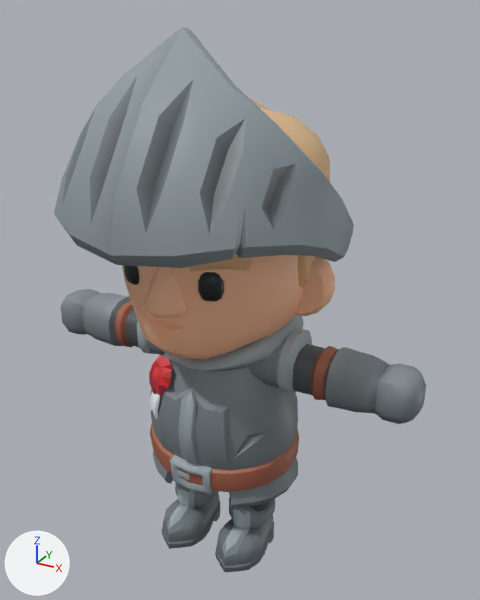
The FBX model ArtSource/Geo/RoyalGuard.fbx as it was, and as the next commit left it.
Camera for both pictures: a 50 mm lens placed at (1.45, -2.47, 2.61), pointed at (0.11, -0.03, 1.38). Lighting does not change. The marker at lower left points along +X, +Y and +Z. The older version comes first. Where no turn or scale is listed for an object, it has been applied to the vertices.

Before the edit, the objects in view are built like this:
```python
me_knight_armleft = bpy.data.meshes.new('Knight_ArmLeft')
me_knight_armleft.from_pydata(...)  # 313 vertices, 320 faces; spans x 0.052..0.971, y -0.142..0.169, z 0.975..1.272
me_knight_armleft.materials.append(mat_knight)  # picture img_knight_texture_png
me_knight_armright = bpy.data.meshes.new('Knight_ArmRight')
me_knight_armright.from_pydata(...)  # 313 vertices, 320 faces; spans x -0.971..-0.052, y -0.142..0.169, z 0.975..1.272
me_knight_armright.materials.append(mat_knight)  # picture img_knight_texture_png
me_knight_helmetvisor = bpy.data.meshes.new('Knight_HelmetVisor')
me_knight_helmetvisor.from_pydata(...)  # 216 vertices, 246 faces; spans x -0.609..0.609, y -0.765..0.086, z -0.093..0.798
me_knight_helmetvisor.materials.append(mat_knight)  # picture img_knight_texture_png
ob_knight_armleft = bpy.data.objects.new('Knight_ArmLeft', me_knight_armleft)
ob_knight_armleft.location = (0.0, 0.0, 0.0)
ob_knight_armright = bpy.data.objects.new('Knight_ArmRight', me_knight_armright)
ob_knight_armright.location = (0.0, 0.0, 0.0)
ob_knight_helmetvisor = bpy.data.objects.new('Knight_HelmetVisor', me_knight_helmetvisor)
ob_knight_helmetvisor.location = (0.0, -0.001, 1.745)
# also in view: 'Knight_Head' at (0.0, -0.02, 1.75); 'Knight_LegLeft' at (0.17, -0.08, 0.26); 'Knight_Body' at (0.0, 0.02, 0.84); 'Knight_LegRight' at (-0.17, -0.08, 0.26)
```
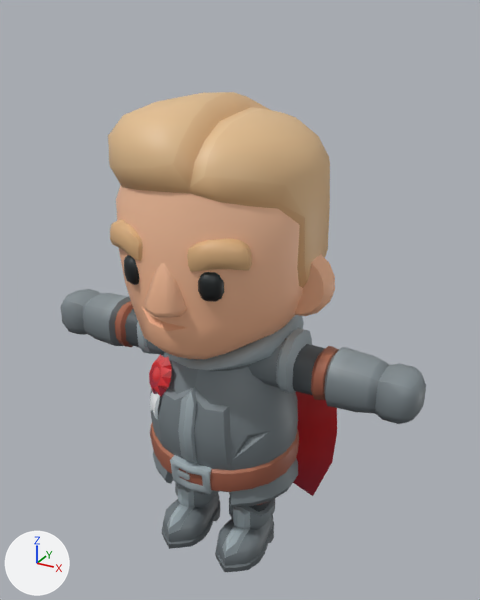
Boxes [x1, y1, x2, y2] around the edits, measured in the pictures (480 x 600 px):
'Knight_HelmetVisor', deleted
    before: [54, 27, 354, 268]
'Knight_Cape', added (red)
    after: [293, 391, 337, 496]

Patch to the scene script:
```diff
--- a/ArtSource/Geo/RoyalGuard.fbx.py
+++ b/ArtSource/Geo/RoyalGuard.fbx.py
@@ me_knight_cape @@
+me_knight_cape.from_pydata(...)  # 56 vertices, 84 faces; spans x -0.485..0.485, y 0.044..0.386, z -1.122..0.02
+me_knight_cape.materials.append(mat_knight)  # picture img_knight_texture_png
@@ ob_knight_helmetvisor @@
-ob_knight_helmetvisor = bpy.data.objects.new('Knight_HelmetVisor', me_knight_helmetvisor)
-ob_knight_helmetvisor.location = (0.0, -0.001, 1.745)
@@ ob_knight_cape @@
+ob_knight_cape = bpy.data.objects.new('Knight_Cape', me_knight_cape)
+ob_knight_cape.location = (0.0, 0.0, 1.216)
```
